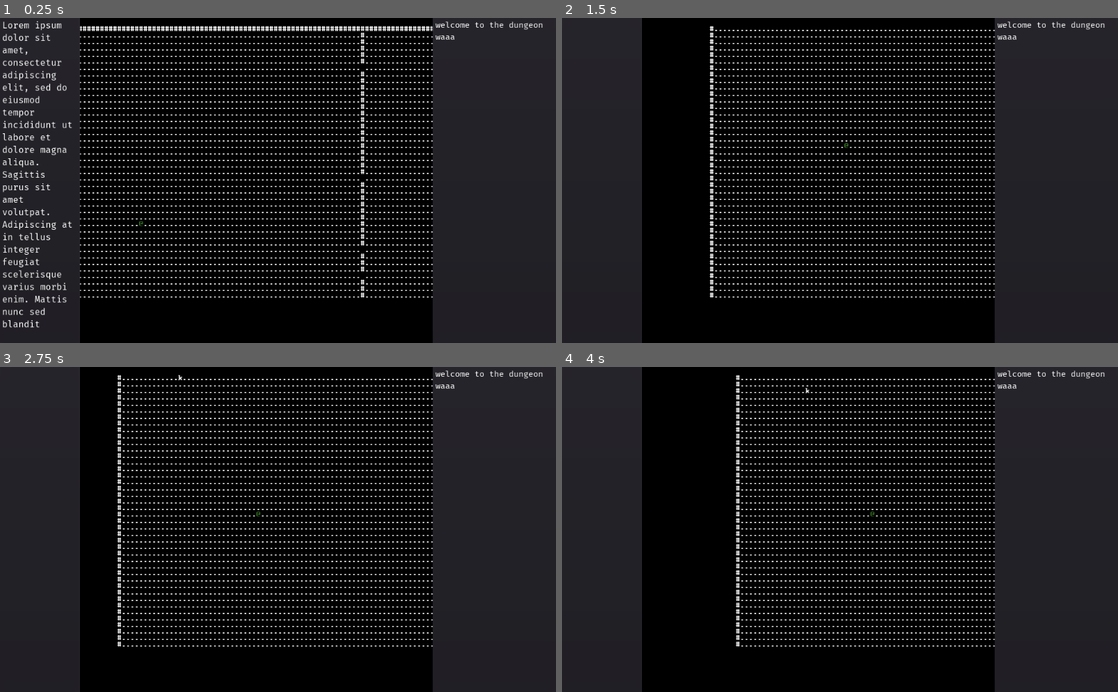
Above: before the commit, frames 1-4 (two rows, left to right).
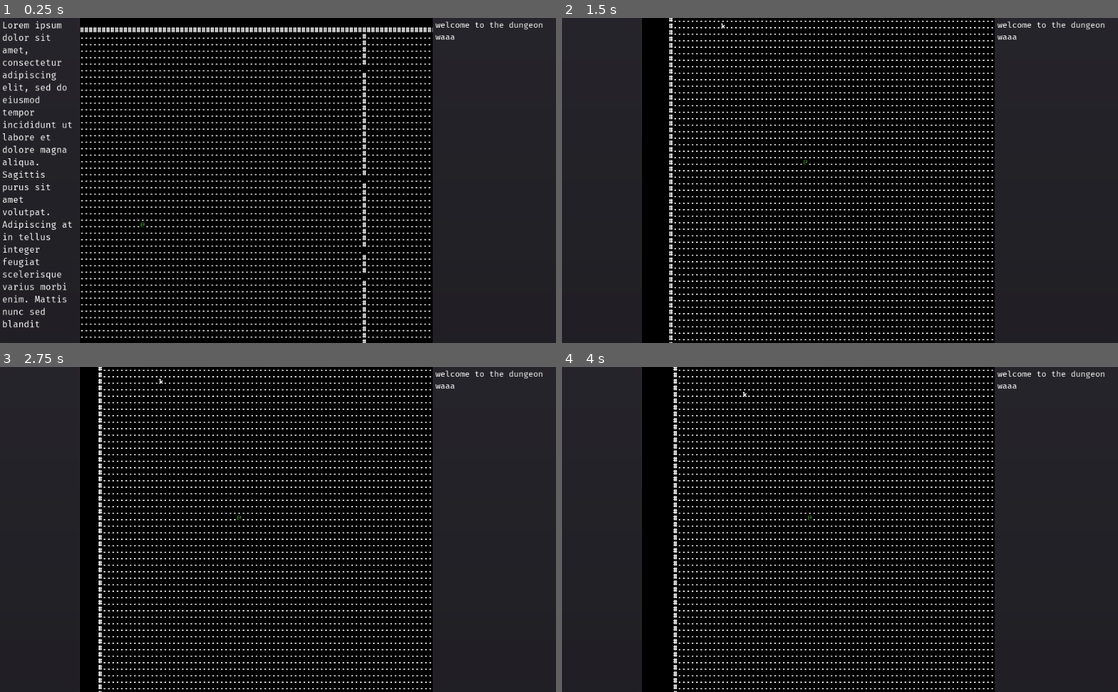
Above: after the commit, the same moments.

Repository: redxaxder/7DRL2022
Game: Godot game, scene res://scenes/root.tscn
Same seed, same stepped clock (60 frames per second), same inputs: the game is played once before the commit and once after it.
Inputs:
- Up to frame 1 (0.25 s): no input
- Up to frame 2 (1.5 s): tap Enter at 0.5 s; hold Right (right) 0.53-1.28 s; hold Space (action) 0.53-1.28 s; tap . (pass) at 0.8, 1.35 s; hold Down (down) from 1.28 s (still down)
- Up to frame 3 (2.75 s): tap Space (action) at 1.55 s; tap Enter at 2 s; release Down (down) at 2.03 s; hold Right (right) from 2.03 s (still down); hold Space (action) from 2.03 s (still down); tap . (pass) at 2.3 s
- Up to frame 4 (4 s): release Right (right) at 2.78 s; release Space (action) at 2.78 s; hold Up (up) 2.78-3.53 s; tap . (pass) at 2.85, 3.8 s; tap Space (action) at 3.05 s; tap Enter at 3.5 s; hold Left (left) from 3.53 s (still down); hold Space (action) from 3.53 s (still down)

The runs differ from the first frame. In frame 1, 16% of the frame differs, in the area x 14-78%, y 2-100%; in frame 2, 12%; in frame 3, 13%; in frame 4, 12%.

Commit message:
replace pan variable with a camera

Diff:
--- a/lib/screen.gd
+++ b/lib/screen.gd
@@ -4,6 +4,7 @@
 const VIEWPORT_WIDTH: int = 42 * 3
 const VIEWPORT_HEIGHT: int = 14 * 3
 
+const CENTER := Vector2(VIEWPORT_WIDTH / 2, VIEWPORT_HEIGHT / 2)
 const CENTER_X: int = VIEWPORT_WIDTH / 2
 const CENTER_Y: int = VIEWPORT_HEIGHT / 2
 
--- a/scenes/Scheduler.gd
+++ b/scenes/Scheduler.gd
@@ -16,16 +16,16 @@
 func _ready():
 	self.player_turn = true
 
-func _end_player_turn(pan: Vector2, player_pos: Vector2, terrain: Node2D):
+func _end_player_turn():
 	self.player_turn = false
-	next_turn(player_pos, terrain, pan)
+	next_turn()
 
 func register_actor(actor: Sprite):
 	actors.push_back(actor)
 	recalculate_turns()
 
-func next_turn(player_pos: Vector2, terrain: Node2D, pan: Vector2):
-	get_tree().call_group(constants.MOBS, "draw", pan)
+func next_turn():
+	get_tree().call_group(constants.MOBS, "draw")
 	var largest: int = 0
 	for actor in turns_per_round.keys():
 		if priority(actor) > largest:
@@ -33,7 +33,7 @@
 	if largest == 0:
 		# time to recalculate
 		recalculate_turns()
-		return next_turn(player_pos, terrain, pan)
+		return next_turn()
 	for actor in turns_per_round.keys():
 		if priority(actor) == largest:
 			turns_per_round[actor] -= 1
@@ -41,7 +41,7 @@
 				self.player_turn = true
 				return
 			actor.on_turn()
-			next_turn(player_pos, terrain, pan)
+			next_turn()
 
 func priority(a) -> int:
 	return turns_per_round[a] * 30 / a.speed
--- a/scenes/root.gd
+++ b/scenes/root.gd
@@ -8,14 +8,14 @@
 onready var terrain: Terrain = $terrain
 onready var combatLog = $hud/CombatLog
 
-signal end_player_turn(pan)
+signal end_player_turn()
 
 export(PackedScene) var knight_scene
 
 func _ready():
 	terrain.load_random_map()
 	connect(constants.END_PLAYER_TURN, $Scheduler, "_end_player_turn")
-	pc.position = SCREEN.dungeon_to_screen(pc.pos.x - pan.x,pc.pos.y - pan.y)
+	pc.position = SCREEN.dungeon_to_screen(pc.pos.x,pc.pos.y)
 	pc.terrain = terrain
 	pc.combatLog = combatLog
 	$Scheduler.register_actor(pc)
@@ -58,7 +58,7 @@
 			acted = true
 
 		if acted:
-			pc.position = SCREEN.dungeon_to_screen(pc.pos.x - pan.x,pc.pos.y - pan.y)
+			pc.position = SCREEN.dungeon_to_screen(pc.pos.x ,pc.pos.y)
 			tick += 1
 			pc.tick()
 			var status_text = ""
@@ -70,25 +70,35 @@
 				status_text += "fatigue {0}\n".format([pc.fatigue])
 			$hud/status_panel/status.text = status_text
 			terrain.update_dijkstra_map([pc.pos])
-			emit_signal(constants.END_PLAYER_TURN, pan, pc.pos, terrain)
+			emit_signal(constants.END_PLAYER_TURN)
 
 
 const look_distance_h: int = 6
 const look_distance_v: int = 3
 
-func update_pan(dir) -> void:
+func dir_to_vec(dir: int) -> Vector2:
 	match dir:
 		DIR.UP:
-			pan = Vector2(pc.pos.x-SCREEN.CENTER_X, pc.pos.y-look_distance_v-SCREEN.CENTER_Y)
+			return Vector2(0, -1)
 		DIR.DOWN:
-			pan = Vector2(pc.pos.x-SCREEN.CENTER_X,pc.pos.y+look_distance_v-SCREEN.CENTER_Y)
+			return Vector2(0,1)
 		DIR.LEFT:
-			pan = Vector2(pc.pos.x-SCREEN.CENTER_X-look_distance_h,pc.pos.y-SCREEN.CENTER_Y)
+			return Vector2(-1,0)
 		DIR.RIGHT:
-			pan = Vector2(pc.pos.x-SCREEN.CENTER_X+look_distance_h,pc.pos.y-SCREEN.CENTER_Y)
-	terrain.pan = pan
-	terrain.update()
+			return Vector2(1,0)
+	return Vector2(0,0)
 
+func scale(v: Vector2, s: float) -> Vector2:
+	return Vector2(v.x * s, v.y*s)
+
+func update_pan(dir) -> void:
+	var pan := dir_to_vec(dir)
+
+	if abs(pan.x) > 0: # vary pan dist based on tile dimension
+		pan = scale(pan, SCREEN.TILE_WIDTH)
+	else:
+		pan = scale(pan, SCREEN.TILE_HEIGHT)
+	$camera.position = SCREEN.dungeon_to_screen(pc.pos.x, pc.pos.y) + SCREEN.CENTER + pan
 
 func try_move(i,j) -> bool:
 	if terrain.at(i,j) == '#':
--- a/scenes/root.tscn
+++ b/scenes/root.tscn
@@ -15,10 +15,32 @@
 size = 15
 font_data = ExtResource( 7 )
 
+[sub_resource type="GDScript" id=3]
+script/source = "extends Camera2D
+
+
+# Declare member variables here. Examples:
+# var a = 2
+# var b = \"text\"
+
+var pan := Vector2(0.0,0.0)
+
+# Called when the node enters the scene tree for the first time.
+func _ready():
+	pass # Replace with function body.
+
+
+# Called every frame. 'delta' is the elapsed time since the previous frame.
+#func _process(delta):
+#	pass
+"
+
 [node name="root" type="Node2D"]
 position = Vector2( 0.378738, 0.00562859 )
 script = ExtResource( 1 )
 knight_scene = ExtResource( 5 )
+
+[node name="run" type="Node2D" parent="."]
 
 [node name="pc" parent="." instance=ExtResource( 2 )]
 position = Vector2( 268.288, 92.4556 )
@@ -91,3 +113,8 @@
 
 [node name="Scheduler" type="Node" parent="."]
 script = ExtResource( 4 )
+
+[node name="camera" type="Camera2D" parent="."]
+position = Vector2( 508.517, 297.695 )
+current = true
+script = SubResource( 3 )
--- a/scenes/terrain.gd
+++ b/scenes/terrain.gd
@@ -7,7 +7,6 @@
 var width: int = 20
 var height: int = 6
 var hole_punch_chance: float = 0.1
-var pan: Vector2 = Vector2(0,0)
 
 var contents: Array = []
 var dijkstra_map: Array = []
@@ -157,19 +156,11 @@
 func _draw():
 	#instead of managing a bajillion sprites in here we manually
 	#draw walls and floors
-	var min_x = max(pan.x,0)
-	var max_x = min(pan.x + SCREEN.VIEWPORT_WIDTH, width)
-	var min_y = max(pan.y,0)
-	var max_y = min(pan.y + SCREEN.VIEWPORT_HEIGHT, height)
-	for i in range(min_x,max_x):
-		for j in range(min_y,max_y):
-			var pos = SCREEN.dungeon_to_screen(i-pan.x,j-pan.y)
+	for i in range(width):
+		for j in range(height):
+			var pos = SCREEN.dungeon_to_screen(i,j)
 			var tile = at(i,j)
 			if tile == '#':
 				draw_texture(wall_txtr,pos + offset)
 			elif tile == null:
 				draw_texture(floor_txtr,pos + offset)
-
-# Called every frame. 'delta' is the elapsed time since the previous frame.
-#func _process(delta):
-#	pass
--- a/sprites/knight.gd
+++ b/sprites/knight.gd
@@ -17,8 +17,8 @@
 	combatLog.say("the knight stabs you!")
 	pc.injure()
 
-func draw(pan: Vector2) -> void:
-	var t_pos = SCREEN.dungeon_to_screen(self.pos.x - pan.x,self.pos.y - pan.y)
+func draw() -> void:
+	var t_pos = SCREEN.dungeon_to_screen(self.pos.x,self.pos.y)
 	self.transform.origin.x = float(t_pos.x)
 	self.transform.origin.y = float(t_pos.y)
 
--- a/sprites/pc.gd
+++ b/sprites/pc.gd
@@ -6,6 +6,8 @@
 var rage_decay: int = 0
 var fatigue: int = 0
 var recovery: int = 0
+var running: int = 0
+var run_dir: int = 0
 
 func _ready():
 	player = true
Not shown: 1 places in scenes/root.tscn that only renumber resources
